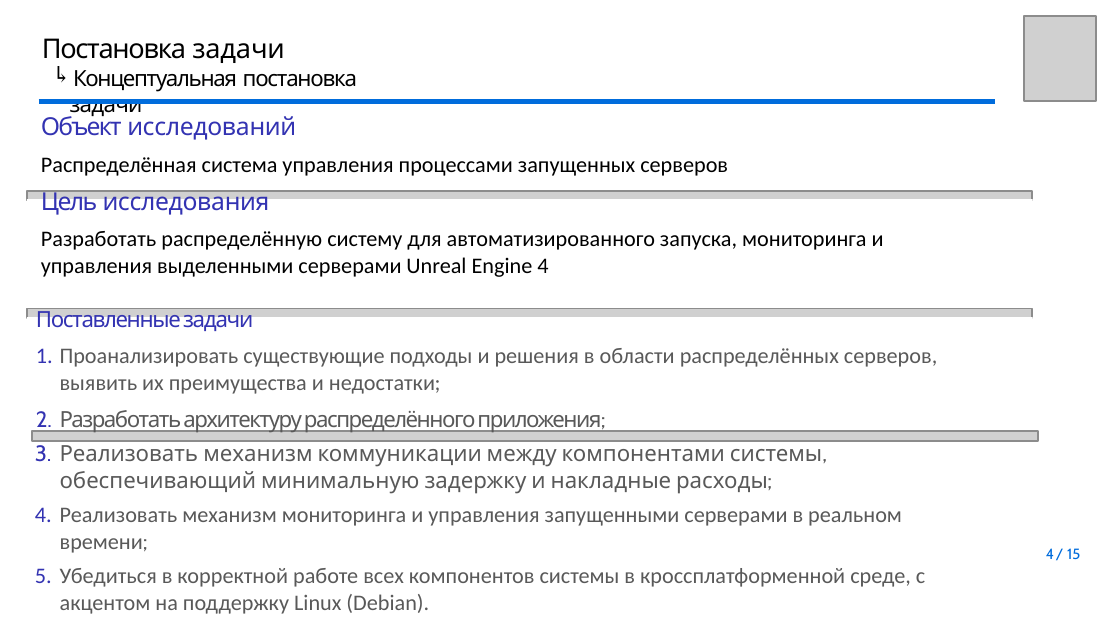
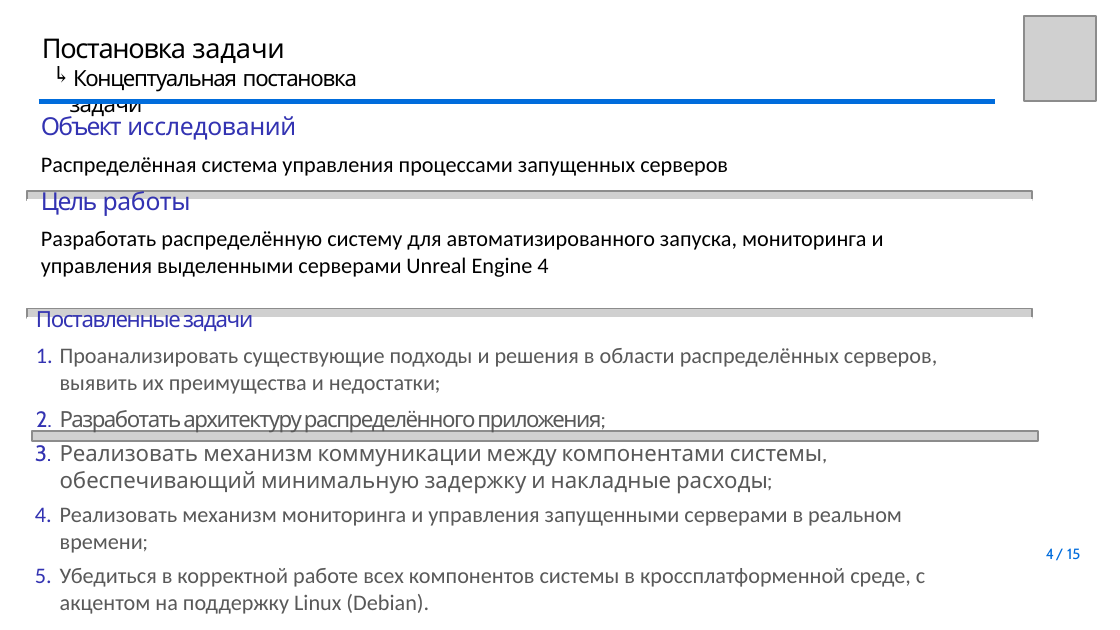
Before and after one commit to youngB0rrov/bmstu_doc, a slide deck: slide 5 of Master/Diploma/presentation/Презентация.pptx (slide 4 before the commit). Drawn at 1120x630 pixels with LibreOffice and Linux fonts; fonts in the diff are those of the drawing; grey boxes stand for pictures; background and template pictures are left out. Boxes give left, top, right and bottom in pixels: in the first picture for what was removed or moved away, otherwise in the second. Text is boxed around its words. In the diff, an @@ line names an element or a change of style, - is before the commit and + after.

```diff
--- a/Master/Diploma/presentation/Презентация.pptx
+++ b/Master/Diploma/presentation/Презентация.pptx
@@ text at bbox=[41, 190, 191, 216]: text changed @@
-Цель исследования
+Цель работы
```
Also in this commit, not shown: 6 other slides changed, 1 slide added, 1 slide removed.
